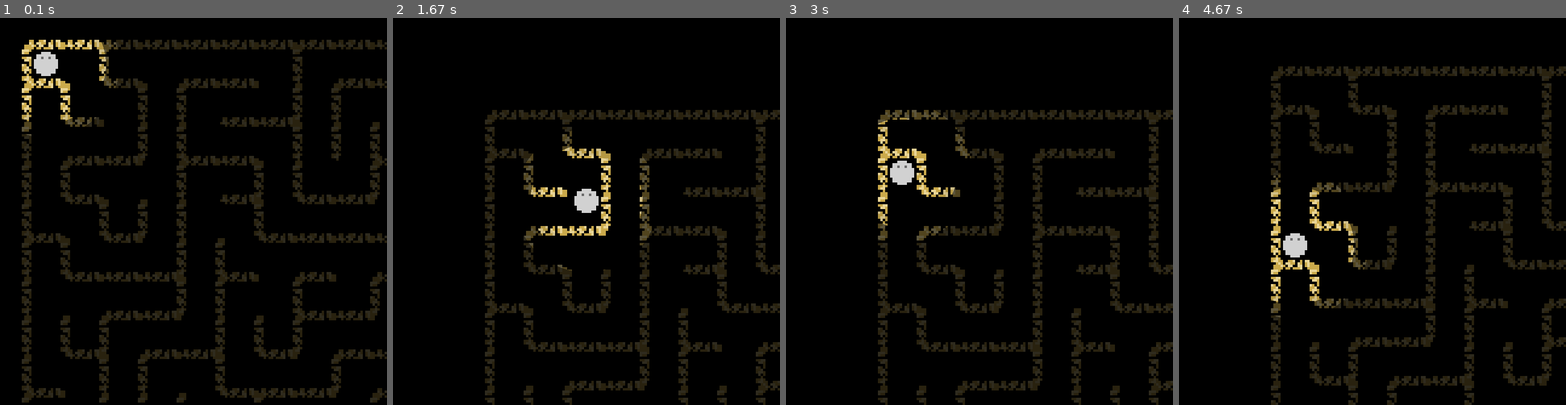
Above: before the commit, frames 1-4 (left to right).
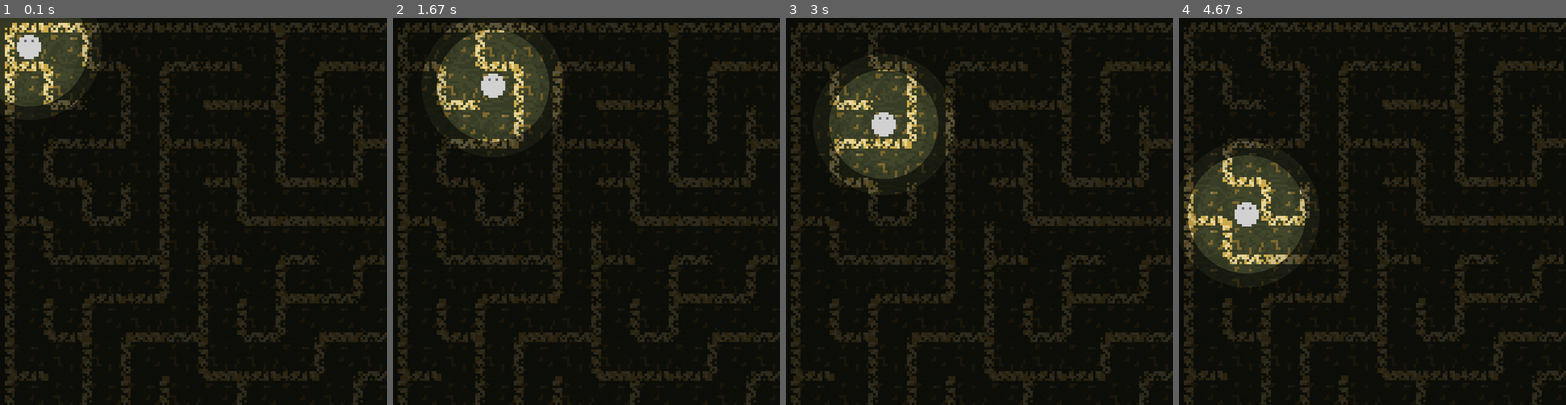
Above: after the commit, the same moments.

Repository: Yu266426/Pygame-Halloween-Game-Jam-2022
Game: pygame game, started from main.py
The game is run twice, just before and just after one commit, with the same random seed, the same clock (stepped at 60 frames per second) and the same inputs.
Inputs (mouse positions are in pixels of both pictures, inside the frame that each line leads up to):
- Up to frame 1 (0.1 s): no input
- Up to frame 2 (1.67 s): press the mouse at (586, 238) at 0.37 s; move the mouse to (540, 226) at 0.47 s; release the mouse at (493, 215) at 0.6 s; click (644, 76) at 0.72 s; press the mouse at (644, 76) at 1.03 s; move the mouse to (543, 137) at 1.13 s; release the mouse at (447, 199) at 1.27 s; click (590, 254) at 1.38 s
- Up to frame 3 (3 s): click (917, 83) at 1.72 s; click (832, 126) at 2.05 s; click (1060, 141) at 2.42 s; press the mouse at (832, 126) at 2.87 s; move the mouse to (847, 157) at 2.97 s
- Up to frame 4 (4.67 s): release the mouse at (1260, 188) at 3.1 s; click (1256, 354) at 3.55 s; press the mouse at (1256, 354) at 4.37 s; move the mouse to (1349, 346) at 4.47 s; release the mouse at (1442, 339) at 4.6 s

The runs differ from the first frame. In frame 1, 40% of the frame differs, in the area x 0-100%, y 0-100%; in frame 2, 38%; in frame 3, 37%; in frame 4, 37%.

Commit message:
Added Background

Diff:
--- a/data/modules/game.py
+++ b/data/modules/game.py
@@ -20,9 +20,11 @@
 
 		Loader.load()
 
+		self.maze = Maze((30, 30))
+
 		self.camera = pygame.Vector2()
-
-		self.maze = Maze((30, 30))
+		self.camera_max_x = self.maze.size[0] * TILE_SIZE - SCREEN_WIDTH
+		self.camera_max_y = self.maze.size[1] * TILE_SIZE - SCREEN_HEIGHT
 
 		self.player = Player((0, 0))
 
@@ -58,16 +60,22 @@
 
 	def update_camera(self, delta):
 		self.camera = self.camera.lerp(self.player.pos - (400, 400), min(2 * delta, 1))
-		if self.camera.x < -200:
-			self.camera.x = -200
-		if self.camera.y < -200:
-			self.camera.y = -200
+
+		buffer = 20
+		if self.camera.x < -buffer:
+			self.camera.x = -buffer
+		if self.camera.x > self.camera_max_x + buffer:
+			self.camera.x = self.camera_max_x + buffer
+
+		if self.camera.y < -buffer:
+			self.camera.y = -buffer
+		if self.camera.y > self.camera_max_y + buffer:
+			self.camera.y = self.camera_max_y + buffer
 
 	def update(self):
 		delta = self.clock.tick() / 1000
 		pygame.display.set_caption(f"{round(self.clock.get_fps())}")
 
-		self.maze.update()
 		self.player.update(delta)
 
 		Lighting.update(delta)
@@ -91,7 +99,7 @@
 	# 	)
 
 	def draw(self):
-		self.window.fill("black")
+		self.window.fill((66 * 0.8, 70 * 0.8, 43 * 0.8))
 
 		# if self.path is not None:
 		# 	for tile in self.path:
--- a/data/modules/lighting.py
+++ b/data/modules/lighting.py
@@ -16,6 +16,10 @@
 		return light_source
 
 	@classmethod
+	def remove_light(cls, light_source):
+		cls.lights.remove(light_source)
+
+	@classmethod
 	def update(cls, delta):
 		for light in cls.lights:
 			light.update(delta)
--- a/data/modules/maze.py
+++ b/data/modules/maze.py
@@ -5,6 +5,7 @@
 
 from data.modules.constants import TILE_SIZE
 from data.modules.inputs import InputManager
+from data.modules.tile import Grass
 from data.modules.utils import man_dist
 from data.modules.walls import HorizontalWall, VerticalWall
 
@@ -23,6 +24,11 @@
 		self.tiles: list[list[int]] = self._generate_maze((0, 0))
 		self.walls = []
 		self._generate_walls()
+
+		self.ground_tiles: list[list] = [[None for _ in range(self.size[0])] for __ in range(self.size[1])]
+		for row in range(self.size[1]):
+			for col in range(self.size[0]):
+				self.ground_tiles[row][col] = (Grass((col * TILE_SIZE, row * TILE_SIZE)))
 
 	def _generate_maze(self, start_pos: tuple[int, int]):
 		grid: list[list[int]] = [[0 for _ in range(self.size[0])] for _ in range(self.size[1])]
@@ -196,5 +202,9 @@
 		pygame.draw.line(surface, "yellow", (self.size[0] * TILE_SIZE - camera.x, -camera.y), (self.size[0] * TILE_SIZE - camera.x, self.size[1] * TILE_SIZE - camera.y))
 
 	def draw(self, surface: pygame.Surface, camera: pygame.Vector2):
+		for row in self.ground_tiles:
+			for tile in row:
+				tile.draw(surface, camera)
+
 		for wall in self.walls:
 			wall.draw(surface, camera)
--- /dev/null
+++ b/data/modules/tile.py
@@ -0,0 +1,18 @@
+import random
+
+import pygame
+
+from data.modules.loader import Loader
+
+grass_options = ["grass1", "grass2"]
+
+
+class Grass:
+	def __init__(self, pos):
+		self.pos = pos
+
+		self.image = Loader.images[random.choice(grass_options)]
+		self.rect = self.image.get_rect(topleft=pos)
+
+	def draw(self, surface: pygame.Surface, camera: pygame.Vector2):
+		surface.blit(self.image, self.rect.topleft - camera)
--- a/data/modules/timer.py
+++ /dev/null
@@ -1,20 +0,0 @@
-class Timer:
-	def __init__(self, time, start_on=True):
-		self.time = time
-
-		if start_on:
-			self.timer = 0
-		else:
-			self.timer = time
-
-	def done(self):
-		return self.timer <= 0
-
-	def start(self):
-		self.timer = self.time
-
-	def update(self, delta):
-		self.timer -= delta
-
-		if self.timer < 0:
-			self.timer = 0
--- a/data/modules/walls.py
+++ b/data/modules/walls.py
@@ -1,13 +1,17 @@
+import random
+
 import pygame
 
 from data.modules.loader import Loader
+
+corn_options = ["corn1", "corn2"]
 
 
 class HorizontalWall:
 	def __init__(self, pos):
 		self.pos = pos
 
-		self.image = Loader.images["corn1"]
+		self.image = Loader.images[random.choice(corn_options)]
 		self.rect = self.image.get_rect(midleft=pos)
 
 	def draw(self, surface: pygame.Surface, camera: pygame.Vector2):
@@ -18,7 +22,7 @@
 	def __init__(self, pos):
 		self.pos = pos
 
-		self.image = pygame.transform.rotate(Loader.images["corn1"], 90)
+		self.image = pygame.transform.rotate(Loader.images[random.choice(corn_options)], 90)
 		self.rect = self.image.get_rect(midtop=pos)
 
 	def draw(self, surface: pygame.Surface, camera: pygame.Vector2):
Binary file added: data/assets/corn2.png
Binary file added: data/assets/grass1.png
Binary file added: data/assets/grass2.png
Not shown, changed: data/.DS_Store
Not shown, changed: data/assets/.DS_Store
Not shown, added: data/assets/corn2.kra
Not shown, added: data/assets/grass1.kra
Not shown, added: data/assets/grass1.kra~
Not shown, added: data/assets/grass1.png~
Not shown, added: data/assets/grass2.kra
